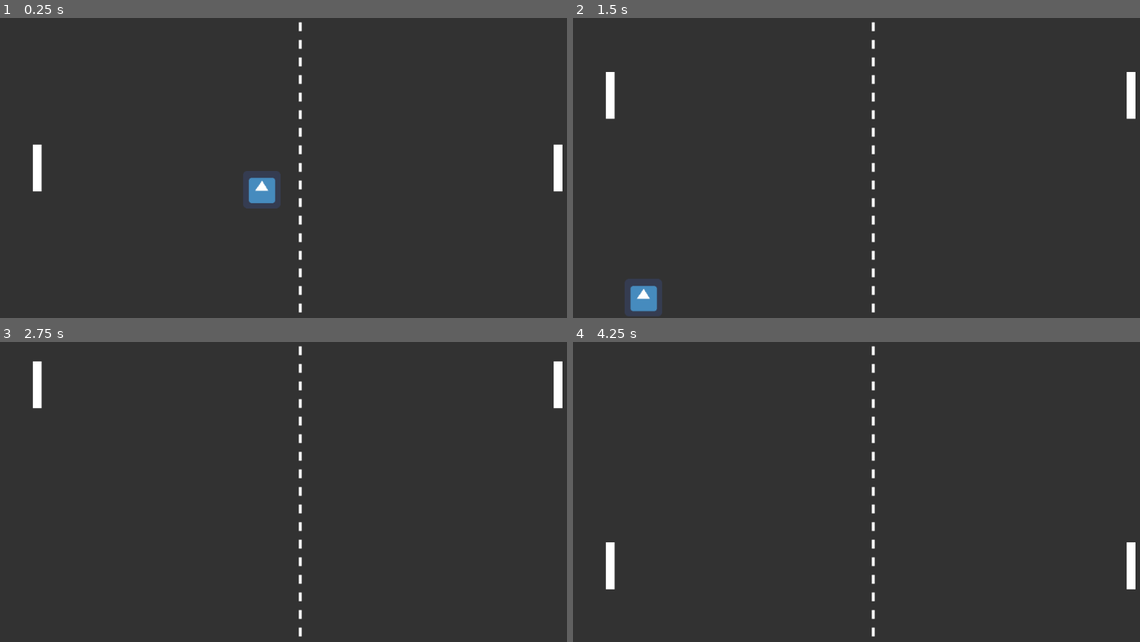
Above: before the commit, frames 1-4 (two rows, left to right).
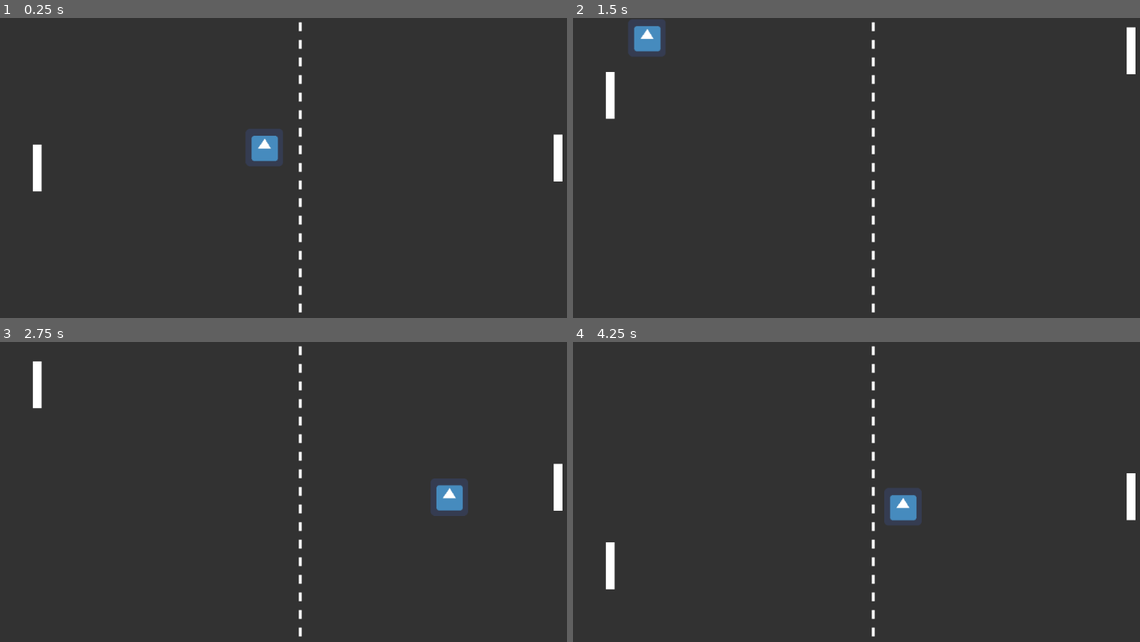
Above: after the commit, the same moments.

Repository: vitalya-dev/Pong
Game: Godot game, scene res://scenes/game/Game.tscn
The game is run twice, just before and just after one commit, with the same random seed, the same clock (stepped at 60 frames per second) and the same inputs. The project has no main scene, so this scene is started directly. The engine's default icon, where the game draws it, is replaced by a stand-in: a white triangle on a blue panel in a dark square.
Inputs:
- Up to frame 1 (0.25 s): no input
- Up to frame 2 (1.5 s): hold Up (ui_up) 0.53-1.28 s; hold Down (ui_down) from 1.28 s (still down)
- Up to frame 3 (2.75 s): release Down (ui_down) at 2.03 s; hold Up (ui_up) from 2.03 s (still down)
- Up to frame 4 (4.25 s): release Up (ui_up) at 3.53 s; hold Down (ui_down) from 3.53 s (still down)

The runs differ from the first frame. In frame 1, 1.7% of the frame differs, in the area x 42-100%, y 37-64%; in frame 2, 2.1%, in the area x 9-100%, y 0-100%; in frame 3, 1.3%; in frame 4, 1.3%.

Commit message:
Simple AI.

Diff:
--- a/entities/Ball/Ball.gd
+++ b/entities/Ball/Ball.gd
@@ -10,15 +10,8 @@
 var direction = Vector2()
 
 
-func set_start_direction():
-	var random_x = 0
-	if randi() % 10 < 5:
-		random_x = 1
-	else:
-		random_x = -1
-
-	direction = Vector2(random_x, rand_range(-1, 1))
-	direction = direction.normalized()
+func set_random_direction():
+	direction = Vector2(1 if randi() % 10 < 5 else -1, rand_range(-1, 1)).normalized()
 
 func _physics_process(delta):
 	var collision = move_and_collide(direction.normalized() * delta * ball_speed)
@@ -26,7 +19,7 @@
 		direction = direction.bounce(collision.normal).normalized()
 		if collision.collider.is_in_group("rackets"):
 			hit_counter += 1
-			ball_speed += hit_counter * speed_commulator
+			ball_speed += speed_commulator
 			$RacketSound.play()
 		else:
 			$WallSound.play()
@@ -39,8 +32,7 @@
 
 # Called when the node enters the scene tree for the first time.
 func _ready():
-	randomize()
-	set_start_direction()
+	pass
 
 
 # Called every frame. 'delta' is the elapsed time since the previous frame.
--- /dev/null
+++ b/entities/Racket/AiInputComponent.gd
@@ -0,0 +1,34 @@
+extends Node
+
+class_name AiInputComponent
+
+var racket;
+
+onready var ball = get_node("/root/Game/Ball")
+
+# Declare member variables here. Examples:
+# var a = 2
+# var b = "text"
+
+
+# Called when the node enters the scene tree for the first time.
+func _ready():
+	racket = get_parent()
+	racket.connect("update", self, "think");
+
+
+func think():
+	if not "direction" in racket:
+		return
+	if racket.position.y - ball.position.y > 20:
+		racket.direction = Vector2.UP
+	elif ball.position.y - racket.position.y > 20:
+		racket.direction = Vector2.DOWN
+	else:
+		racket.direction = Vector2.ZERO
+
+
+
+# Called every frame. 'delta' is the elapsed time since the previous frame.
+#func _process(delta):
+#	pass
--- a/entities/Racket/Racket.tscn
+++ b/entities/Racket/Racket.tscn
@@ -1,8 +1,7 @@
-[gd_scene load_steps=5 format=2]
+[gd_scene load_steps=4 format=2]
 
 [ext_resource path="res://entities/Racket/Racket.png" type="Texture" id=1]
 [ext_resource path="res://entities/Racket/Racket.gd" type="Script" id=2]
-[ext_resource path="res://entities/Racket/PlayerInputComponent.gd" type="Script" id=3]
 
 [sub_resource type="RectangleShape2D" id=1]
 extents = Vector2( 7.5, 40 )
@@ -17,6 +16,3 @@
 
 [node name="Sprite" type="Sprite" parent="."]
 texture = ExtResource( 1 )
-
-[node name="PlayerInputComponent" type="Node" parent="."]
-script = ExtResource( 3 )
--- a/project.godot
+++ b/project.godot
@@ -10,11 +10,17 @@
 
 _global_script_classes=[ {
 "base": "Node",
+"class": "AiInputComponent",
+"language": "GDScript",
+"path": "res://entities/Racket/AiInputComponent.gd"
+}, {
+"base": "Node",
 "class": "PlayerInputComponent",
 "language": "GDScript",
 "path": "res://entities/Racket/PlayerInputComponent.gd"
 } ]
 _global_script_class_icons={
+"AiInputComponent": "",
 "PlayerInputComponent": ""
 }
 
--- /dev/null
+++ b/scenes/field/Field.gd
@@ -0,0 +1,31 @@
+extends Node
+
+
+# Declare member variables here. Examples:
+# var a = 2
+# var b = "text"
+signal goal_left
+signal goal_right
+
+
+# Called when the node enters the scene tree for the first time.
+func _ready():
+	pass
+
+func _on_goal_left_body_entered(body):
+	print_debug("goal left")
+	emit_signal("goal_left")
+
+func _on_goal_right_body_entered(body):
+	print_debug("goal left")
+	emit_signal("goal_right")
+
+
+
+# Called every frame. 'delta' is the elapsed time since the previous frame.
+#func _process(delta):
+#	pass
+
+
+func _on_GoalLeft_body_entered(body):
+	pass # Replace with function body.
--- a/scenes/field/Field.tscn
+++ b/scenes/field/Field.tscn
@@ -1,6 +1,7 @@
-[gd_scene load_steps=4 format=2]
+[gd_scene load_steps=5 format=2]
 
 [ext_resource path="res://scenes/field/Field.png" type="Texture" id=1]
+[ext_resource path="res://scenes/field/Field.gd" type="Script" id=2]
 
 [sub_resource type="RectangleShape2D" id=1]
 extents = Vector2( 512, 10 )
@@ -9,6 +10,7 @@
 extents = Vector2( 10, 256 )
 
 [node name="Field" type="Node2D"]
+script = ExtResource( 2 )
 
 [node name="WallTop" type="StaticBody2D" parent="."]
 position = Vector2( 512, -10 )
@@ -37,3 +39,5 @@
 [node name="Sprite" type="Sprite" parent="."]
 position = Vector2( 512, 256 )
 texture = ExtResource( 1 )
+[connection signal="body_entered" from="GoalLeft" to="." method="_on_goal_left_body_entered"]
+[connection signal="body_entered" from="GoalRight" to="." method="_on_goal_right_body_entered"]
--- /dev/null
+++ b/scenes/game/Game.gd
@@ -0,0 +1,22 @@
+extends Node
+
+
+# Declare member variables here. Examples:
+# var a = 2
+# var b = "text"
+
+
+# Called when the node enters the scene tree for the first time.
+func _ready():
+	randomize()
+	$Ball.set_random_direction()
+
+func goal():
+	$Ball.reset()
+	$Ball.set_random_direction()
+
+
+
+# Called every frame. 'delta' is the elapsed time since the previous frame.
+#func _process(delta):
+#	pass
--- a/scenes/game/Game.tscn
+++ b/scenes/game/Game.tscn
@@ -1,18 +1,30 @@
-[gd_scene load_steps=4 format=2]
+[gd_scene load_steps=7 format=2]
 
 [ext_resource path="res://entities/Ball/Ball.tscn" type="PackedScene" id=1]
 [ext_resource path="res://scenes/field/Field.tscn" type="PackedScene" id=2]
 [ext_resource path="res://entities/Racket/Racket.tscn" type="PackedScene" id=3]
+[ext_resource path="res://entities/Racket/AiInputComponent.gd" type="Script" id=4]
+[ext_resource path="res://entities/Racket/PlayerInputComponent.gd" type="Script" id=5]
+[ext_resource path="res://scenes/game/Game.gd" type="Script" id=6]
 
 [node name="Game" type="Node"]
+script = ExtResource( 6 )
 
 [node name="Field" parent="." instance=ExtResource( 2 )]
 
 [node name="Racket 1" parent="." instance=ExtResource( 3 )]
 position = Vector2( 64, 256 )
 
+[node name="PlayerInputComponent" type="Node" parent="Racket 1"]
+script = ExtResource( 5 )
+
 [node name="Racket 2" parent="." instance=ExtResource( 3 )]
 position = Vector2( 952.5, 256 )
 
+[node name="AiInputComponent" type="Node" parent="Racket 2"]
+script = ExtResource( 4 )
+
 [node name="Ball" parent="." instance=ExtResource( 1 )]
 position = Vector2( 512, 256 )
+[connection signal="goal_left" from="Field" to="." method="goal"]
+[connection signal="goal_right" from="Field" to="." method="goal"]
